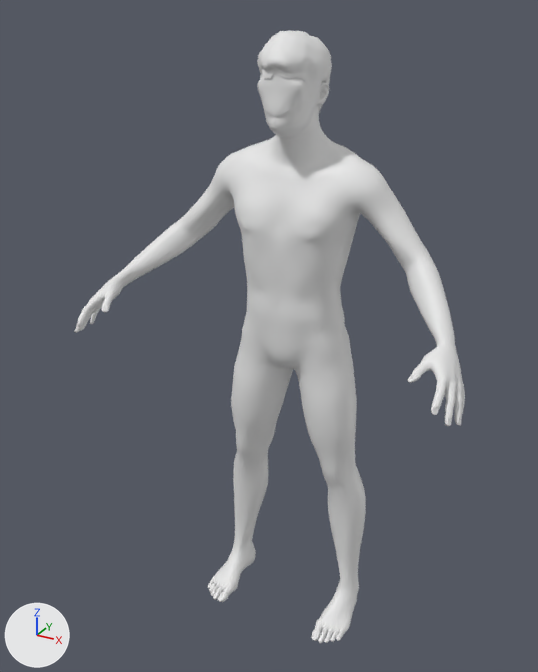
Two versions of the glTF model layout/assets/bodies/firstlove27.glb, one commit apart.
One viewpoint serves both versions: a camera (50 mm lens) standing at (0.912, -1.851, 1.846) and looking at (-0.043, -0.115, 0.978). The axes (+X, +Y, +Z) are drawn at lower left. The lights are the same throughout. The first picture is the older version.

Before the edit, the objects in view are built like this:
```python
me_base = bpy.data.meshes.new('base')
me_base.from_pydata(...)  # 12159 vertices, 24314 faces; spans x -0.58..0.58, y -0.38..0.1, z 0.0..1.78
me_short02 = bpy.data.meshes.new('short02')
me_short02.from_pydata(...)  # 1755 vertices, 3344 faces; spans x -0.092..0.086, y -0.173..0.049, z 1.59..1.796
ob_body = bpy.data.objects.new('body', me_base)
ob_body.location = (0.0, 0.0, 0.0)
ob_hair_short = bpy.data.objects.new('hair_short', me_short02)
ob_hair_short.location = (0.0, 0.0, 0.0)
```
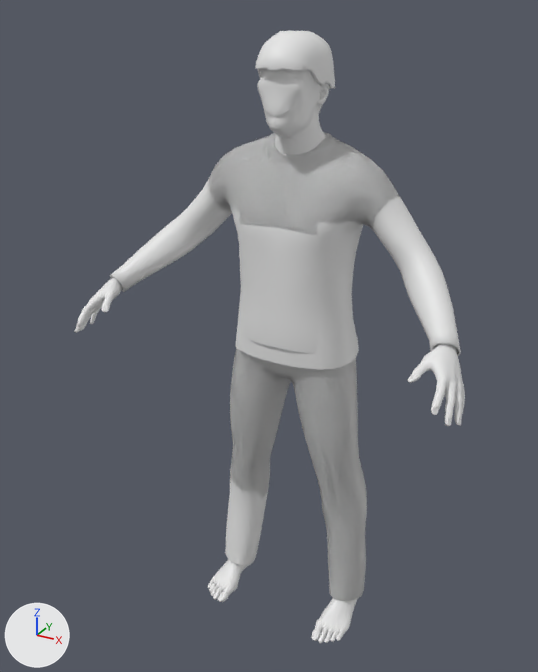
Boxes [x1, y1, x2, y2] around the edits, measured in the pictures (538 x 672 px):
'garment_short', added: after [230, 222, 368, 601]
'garment_long', added: after [110, 132, 461, 563]
'hair_fl', added: after [255, 31, 335, 89]
'body', unchanged, covered by the edit: before [74, 68, 465, 643]; after [74, 70, 465, 643]
'hair_short', unchanged, covered by the edit: before [257, 30, 332, 113]; after [259, 30, 323, 113]

Edits to the bpy script that builds the scene:
```text
Add me_base_002:
    me_base_002.from_pydata(...)  # 806 vertices, 1608 faces; spans x -0.094..0.094, y -0.176..0.069, z 1.646..1.796
Add me_male_casualsuit04:
    me_male_casualsuit04.from_pydata(...)  # 1696 vertices, 3240 faces; spans x -0.283..0.283, y -0.161..0.108, z 0.067..1.542
Add me_male_casualsuit02:
    me_male_casualsuit02.from_pydata(...)  # 2136 vertices, 4120 faces; spans x -0.532..0.532, y -0.248..0.122, z 0.067..1.542
Add ob_hair_fl:
    ob_hair_fl = bpy.data.objects.new('hair_fl', me_base_002)
    ob_hair_fl.location = (0.0, 0.0, 0.0)
Add ob_garment_short:
    ob_garment_short = bpy.data.objects.new('garment_short', me_male_casualsuit04)
    ob_garment_short.location = (0.0, 0.0, 0.0)
Add ob_garment_long:
    ob_garment_long = bpy.data.objects.new('garment_long', me_male_casualsuit02)
    ob_garment_long.location = (0.0, 0.0, 0.0)
```
